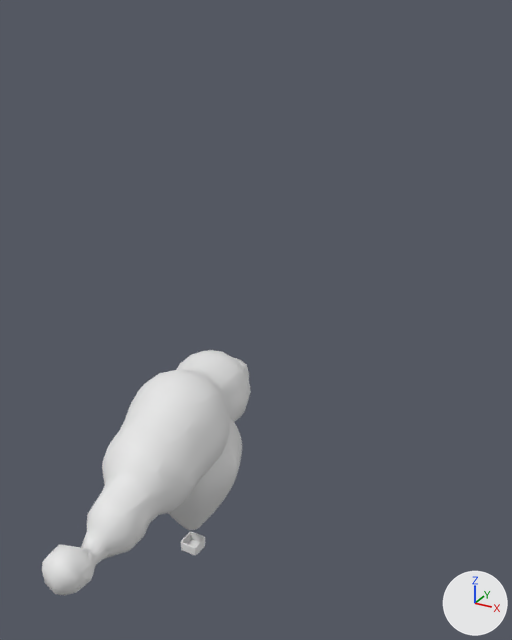
A saved change to the Blender file Assets/_MainProject/Models/balloon.blend.
The view is the same before and after, from a 50 mm camera at (6.66, -9.44, 7.81) aimed at (0.07, 2.53, 1.82). The lights are fixed; the arrows at lower right show +X, +Y and +Z.

The first picture shows 'Nacelle', 'Nuage', 'Sphere'.
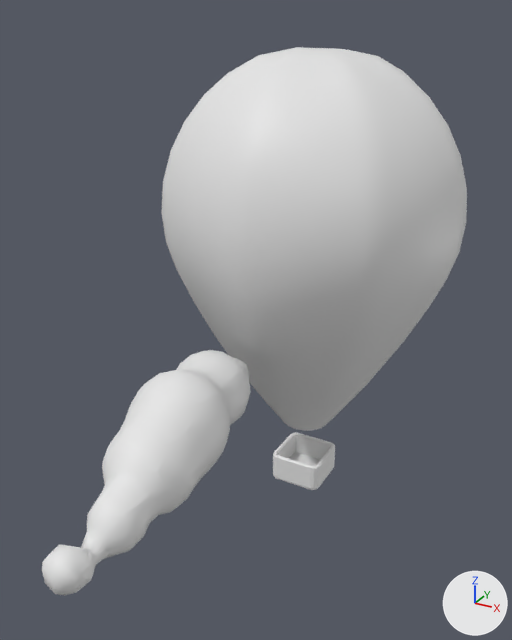
The newer file is also turned or shifted as a whole; pictures and numbers use the older file's frame.

Where the change shows, as pixel boxes (x1, y1, x2, y2) in the pictures (512 x 640 px):
'Ballon', added: after (161, 47, 467, 431)
'Nacelle', reshaped (152% wider, 146% taller): before (181, 532, 205, 555); after (273, 432, 335, 490)
'Sphere', deleted: before (168, 418, 242, 530)

Edits to the bpy script that builds the scene:
```text
Change me_cube_001:
    where me_cube_001.from_pydata(...)  # 144 vertices, 130 faces; spans x -0.193..0.193, y -0.193..0.193, z -2.319..-2.1
    used by ob_nacelle; location = (0.0, 0.0, 0.0)
    me_cube_001 part 1: the whole mesh is multiplied about its middle by the matrix ((3.506, 0.0, 0.0), (0.0, 3.506, 0.0), (0.0, 0.0, 3.506)), then moved by (0.0, 5.386, -1.266)
Add me_sphere_1:
    me_sphere_1.from_pydata(...)  # 345 vertices, 337 faces; spans x -3.48..3.49, y -3.49..3.49, z 1.75..10.9
    me_sphere_1.polygons.foreach_set('use_smooth', [True] * 337)
Remove ob_sphere:
    ob_sphere = bpy.data.objects.new('Sphere', me_sphere)
    ob_sphere.location = (0.0, 0.0, 0.0)
Add ob_ballon:
    ob_ballon = bpy.data.objects.new('Ballon', me_sphere_1)
    ob_ballon.location = (0.0, 5.39, -3.87)
```
